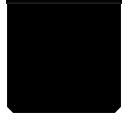
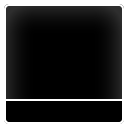
Two versions of the same layered image (128x128). Layer-by-layer changes:
removed layer "Rectangle 3 copy 4" over [left=4, top=4, right=124, bottom=124]
added layer "Rounded Rectangle 1 copy" above "Rounded Rectangle 1" over [left=4, top=99, right=124, bottom=124]
added layer "Rounded Rectangle 1" above "Layer 1" over [left=4, top=4, right=124, bottom=124]
painted on "Background" over [left=4, top=0, right=124, bottom=124]
